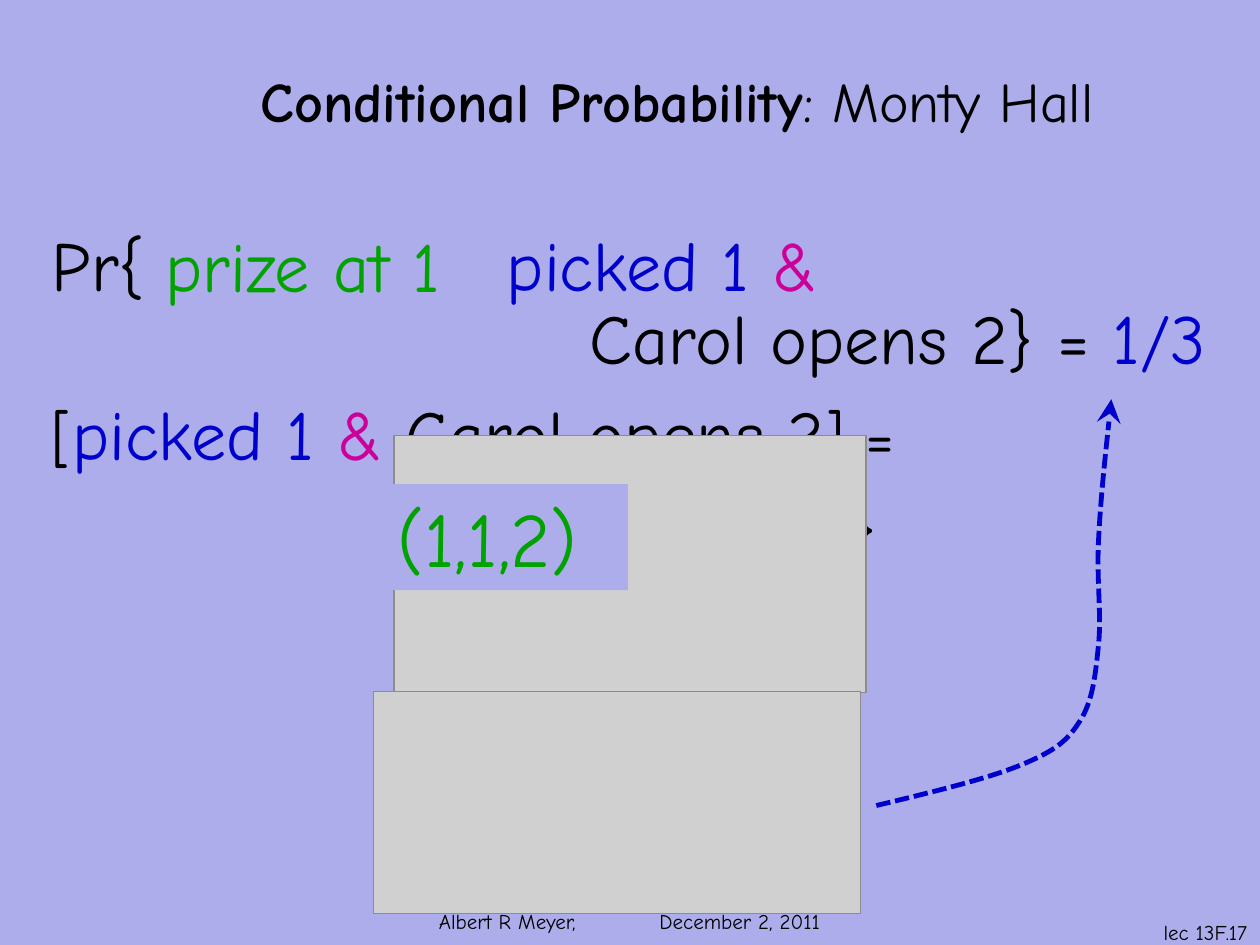
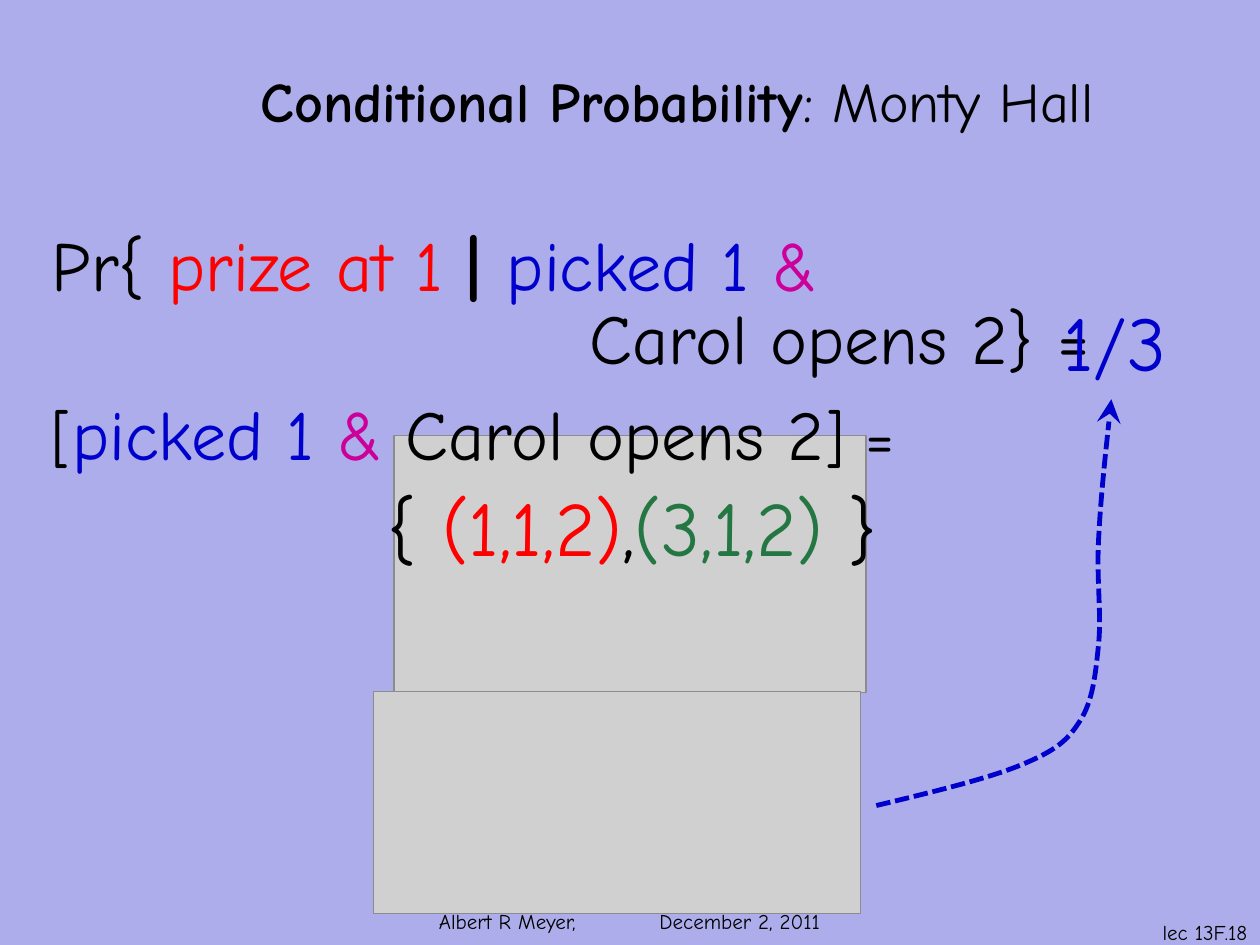
Before and after one commit to armeyer/mcs_web, a slide deck: slide 18 of fall11/slidesF11/slides13f.pptx (slide 17 before the commit). Drawn at 1260x945 pixels with LibreOffice and Linux fonts; fonts in the diff are those of the drawing; grey boxes stand for pictures; background and template pictures are left out. Boxes give left, top, right and bottom in pixels: in the first picture for what was removed or moved away, otherwise in the second. Text is boxed around its words. In the diff, an @@ line names an element or a change of style, - is before the commit and + after.

Commit message:
slides13f, CP_missing_card_probability soln, CP_conditional_prob_says_so_bug edit

```diff
--- a/fall11/slidesF11/slides13f.pptx
+++ b/fall11/slidesF11/slides13f.pptx
@@ text at (52, 235, 823, 565): text colour #000000 to #FF0000 in "prize at 1", "(1,1,2),(3,1,2)"; text colour #000000 to #247643 in "(1,1,2),(3,1,2)" @@
@@ text removed at (165, 244, 441, 306) @@
-prize at 1
@@ text at (589, 308, 1034, 378): text changed @@
-Carol opens 2} = 1/3
+Carol opens 2} =
@@ text added at (1063, 318, 1166, 381), 44 pt, text #0000CC @@
+1/3
@@ rectangle removed at (386, 484, 629, 590) @@
-(1,1,2)
@@ page number at (1163, 925, 1247, 940): text changed @@
-lec 13F.17
+lec 13F.18
```
Also in this commit, not shown: 6 other slides changed, 6 slides added, 5 other files.
